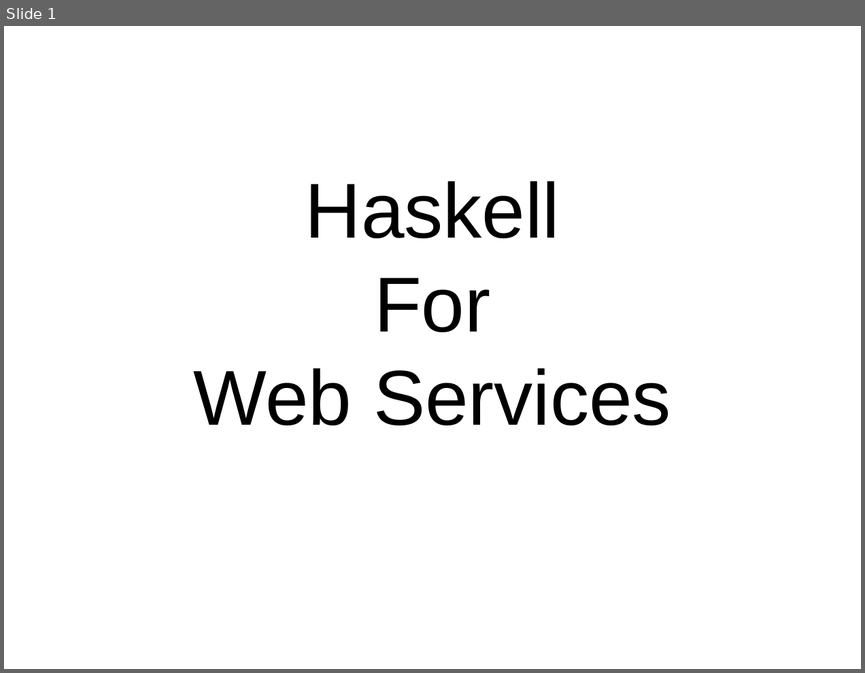
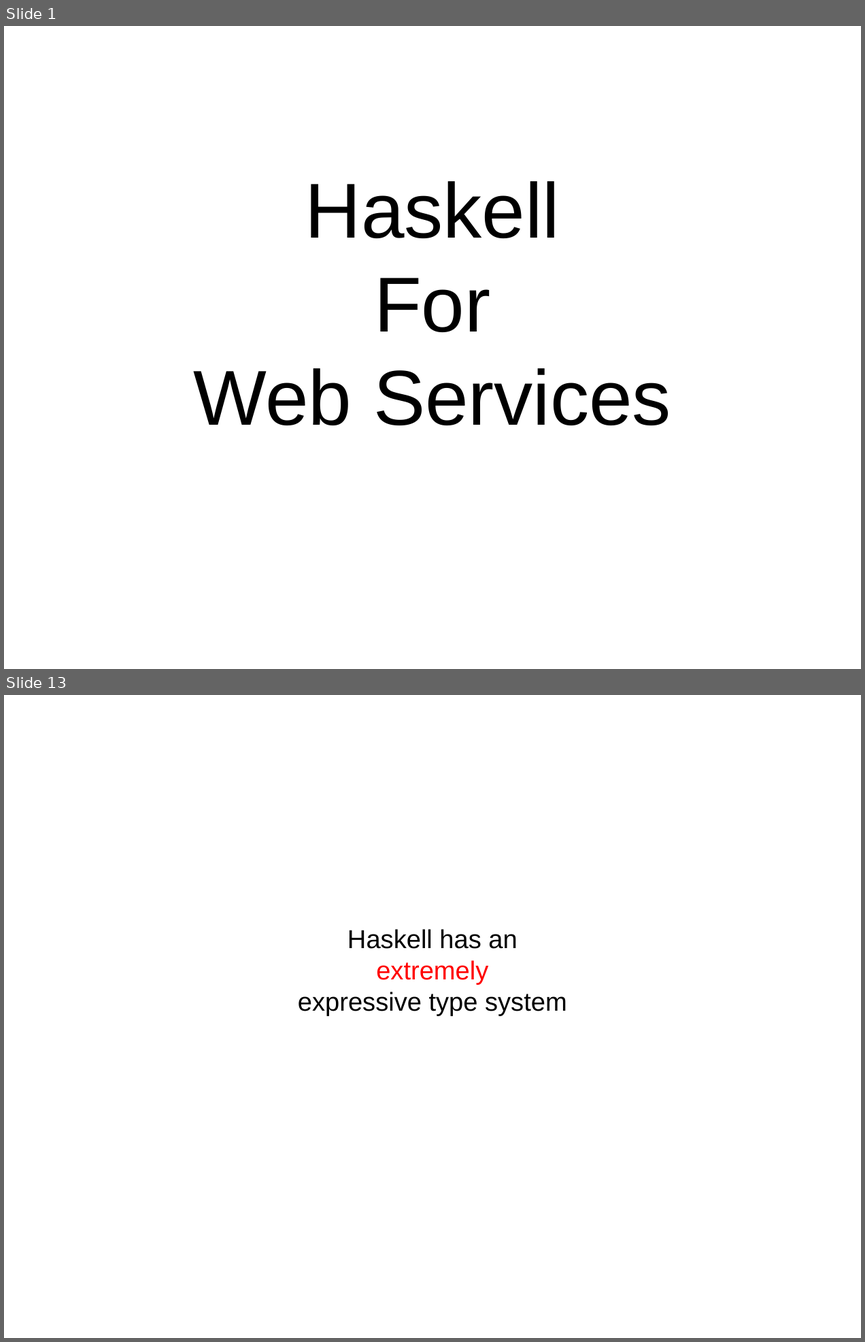
Before and after one commit to bhurt/presentations, a slide deck: webserve.odp. Shown one above the other, each under a label of ours: slide 1 before the commit, slides 1 and 13 after it; the slides between them are not shown. The pictures are 865x673 and 865x1342 pixels, drawn with LibreOffice and Linux fonts; fonts in the diff are those of the drawing. Boxes give left, top, right and bottom in pixels: in the first picture for what was removed or moved away, otherwise in the second. Text is boxed around its words. In the diff, an @@ line names an element or a change of style, - is before the commit and + after.

```diff
--- a/webserve.odp
+++ b/webserve.odp
@@ slide 13 added at (x1=4, y1=695, x2=861, y2=1338), background #FFFFFF @@
@@ subtitle added at (x1=298, y1=929, x2=567, y2=1016), 24 pt, text #000000 @@
+Haskell has an
+extremely
+expressive type system
```
Also in this commit, not shown: 1 slide changed, 67 other slides added.
